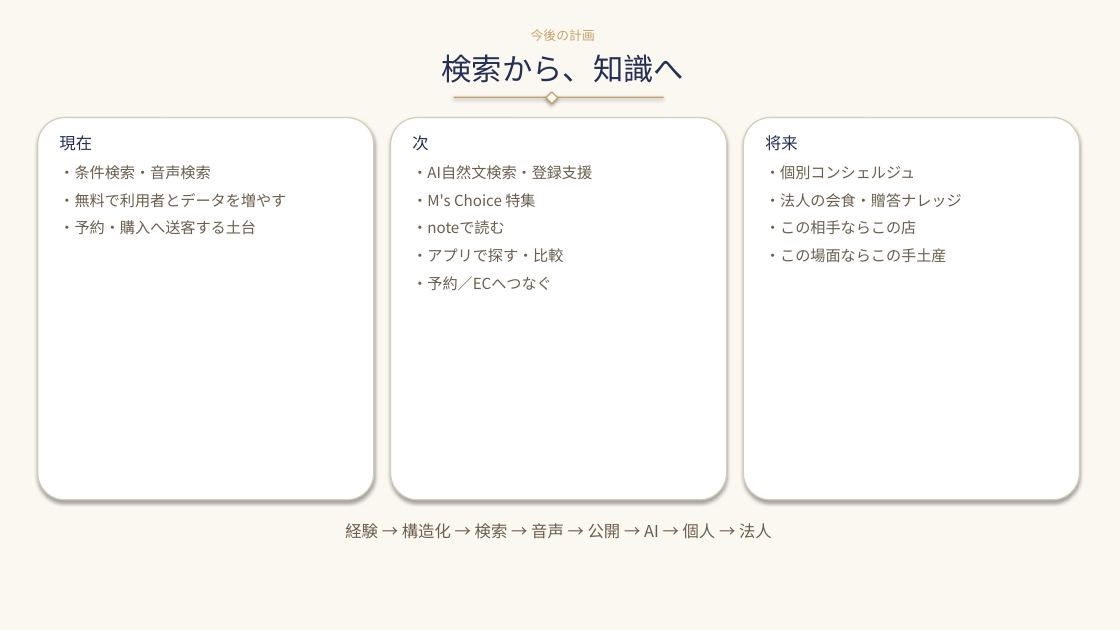
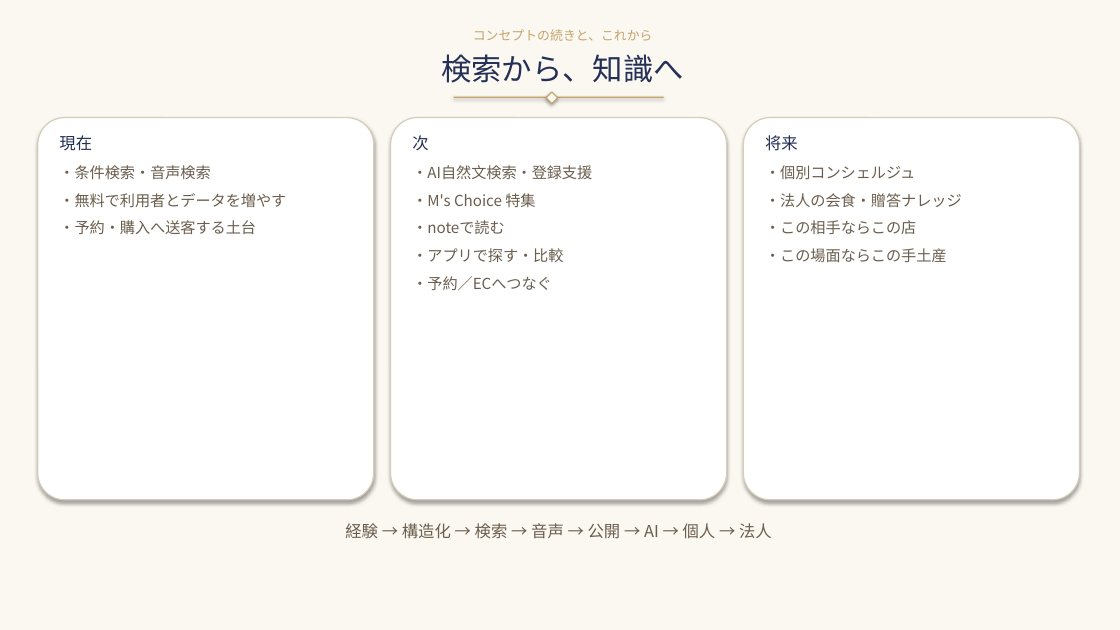
Before and after one commit to michijiro-glitch/ms-omotenashi-concierge, a slide deck: slide 8 of 卒業発表_MsOmotenashiConcierge.pptx. Drawn at 1120x630 pixels with LibreOffice and Linux fonts; fonts in the diff are those of the drawing. Boxes give left, top, right and bottom in pixels: in the first picture for what was removed or moved away, otherwise in the second. Text is boxed around its words. In the diff, an @@ line names an element or a change of style, - is before the commit and + after.

```diff
--- a/卒業発表_MsOmotenashiConcierge.pptx
+++ b/卒業発表_MsOmotenashiConcierge.pptx
@@ text at [473,29,653,41]: text changed @@
-今後の計画
+コンセプトの続きと、これから
```
Also in this commit, not shown: 3 other slides changed, 1 slide added, 1 slide removed, 6 other files.
